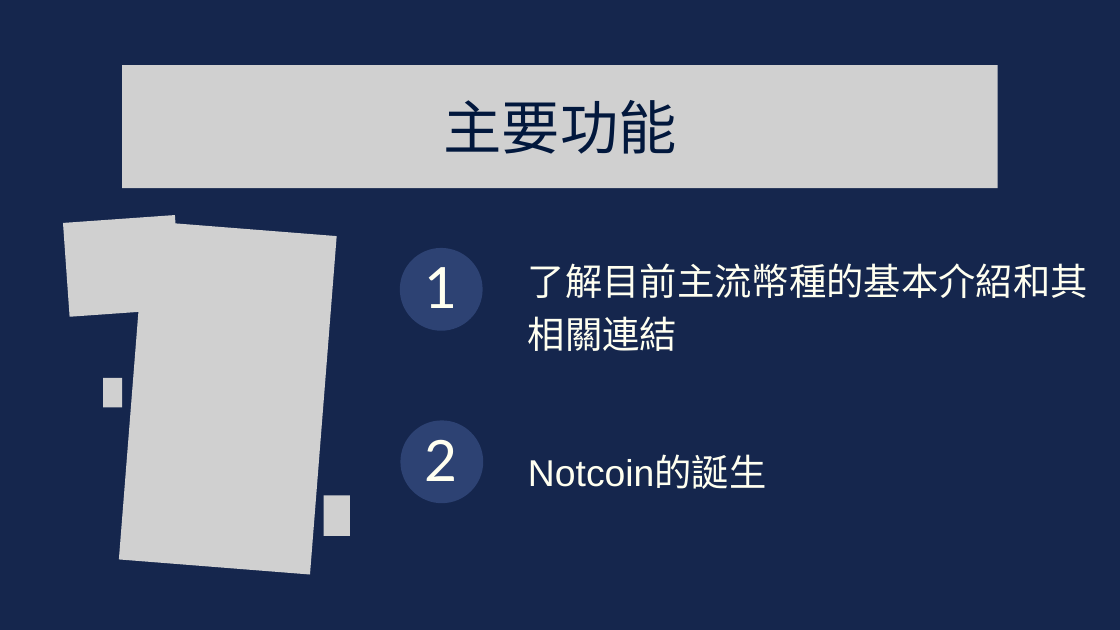
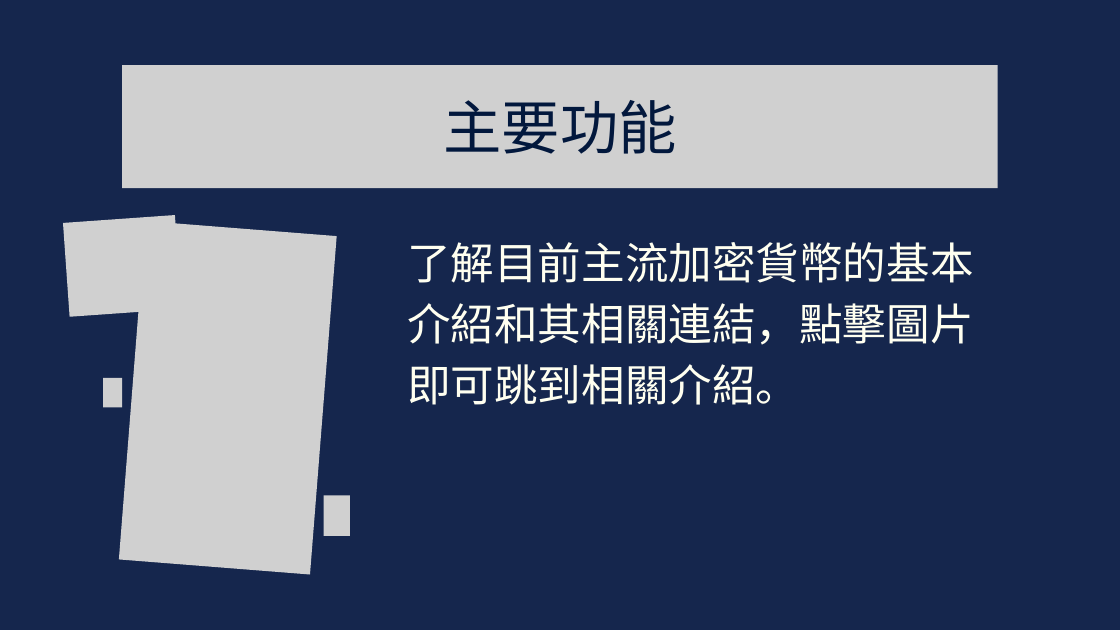
Before and after one commit to ZeHoward/project, a slide deck: slide 3 of welcome.pptx. Drawn at 1120x630 pixels with LibreOffice and Linux fonts; fonts in the diff are those of the drawing; grey boxes stand for pictures; background and template pictures are left out. Boxes give left, top, right and bottom in pixels: in the first picture for what was removed or moved away, otherwise in the second. Text is boxed around its words. In the diff, an @@ line names an element or a change of style, - is before the commit and + after.

```diff
--- a/welcome.pptx
+++ b/welcome.pptx
@@ freeform shape removed at (x1=400, y1=248, x2=483, y2=331) @@
@@ text at (x1=407, y1=242, x2=973, y2=405): text changed; size 48 to 56 pt @@
-了解目前主流幣種的基本介紹和其相關連結
+了解目前主流加密貨幣的基本介紹和其相關連結，點擊圖片即可跳到相關介紹。
@@ text removed at (x1=424, y1=267, x2=457, y2=308) @@
-1
@@ freeform shape removed at (x1=400, y1=421, x2=483, y2=503) @@
@@ text removed at (x1=425, y1=439, x2=458, y2=481) @@
-2
@@ text removed at (x1=528, y1=457, x2=767, y2=489) @@
-Notcoin的誕生
```
Also in this commit, not shown: 3 other slides changed, 1 other file.
